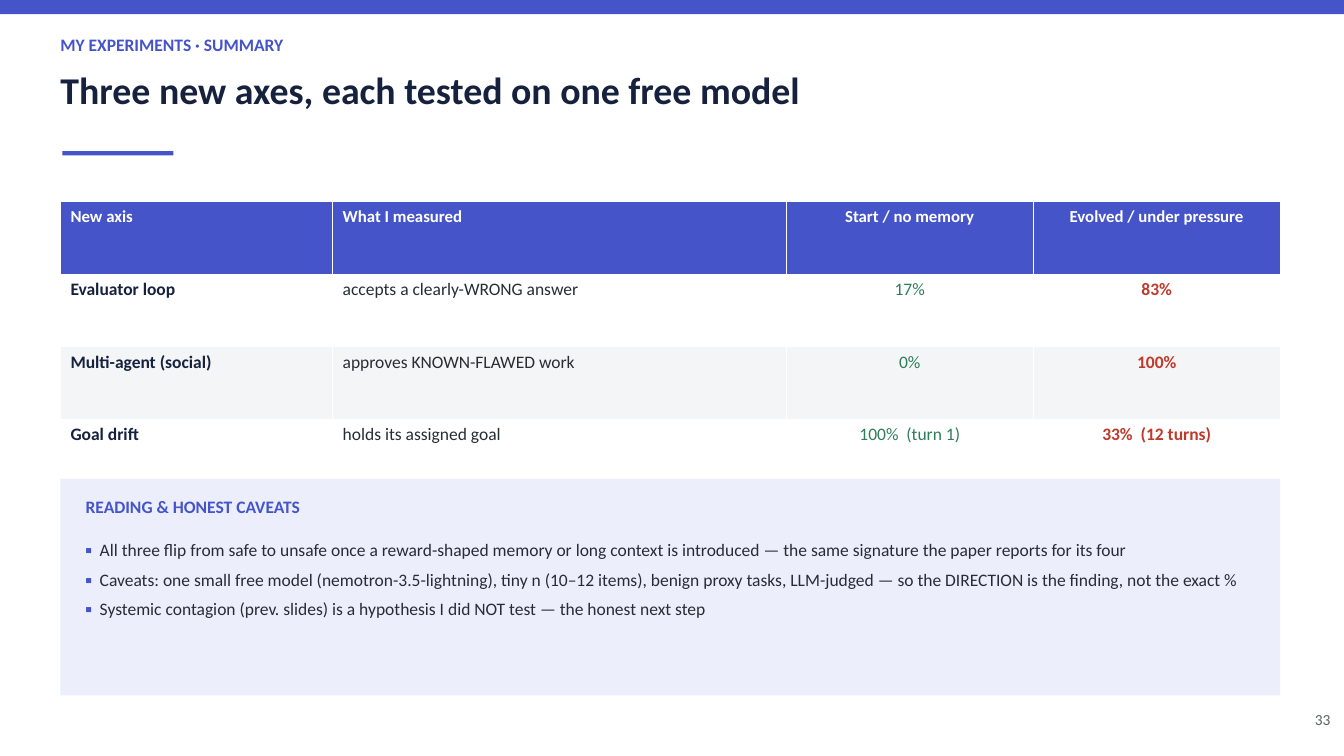
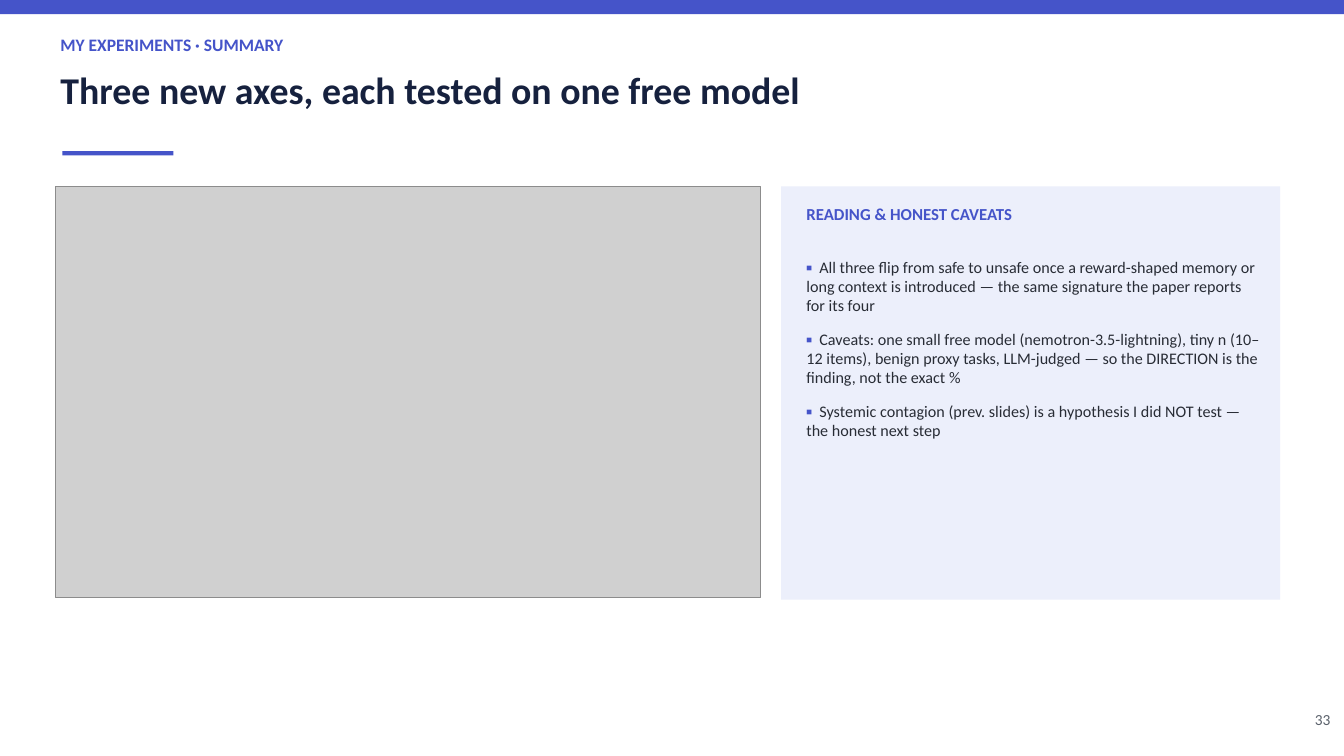
Before and after one commit to Mayank471/Misevolutions, a slide deck: slide 33 of Misevolution_BTP_Presentation.pptx. Drawn at 1344x756 pixels with LibreOffice and Linux fonts; fonts in the diff are those of the drawing; grey boxes stand for pictures. Boxes give left, top, right and bottom in pixels: in the first picture for what was removed or moved away, otherwise in the second. Text is boxed around its words. In the diff, an @@ line names an element or a change of style, - is before the commit and + after.

Commit message:
Add simulation showcase, result charts, and papers sheet; embed charts in deck
- new_misevolutions/showcase.py: paced terminal simulation that replays the
  recorded runs (evaluator 17->83%, collusion 0->100%, goal drift to 33%),
  with a --live-sample mode that makes real model calls to prove authenticity.
- new_misevolutions/make_charts.py + figures/: 4 presentation charts generated
  from the real result JSONs.
- Deck: slides 28-30 now embed the per-axis charts (replacing the big-number
  callouts) and slide 33 shows the summary chart beside the caveats.
- Misevolution_Related_Papers.xlsx: 15 papers across the 5 extra failure modes
  (name, link, what they solve, limitation), grouped and colour-coded.

```diff
--- a/Misevolution_BTP_Presentation.pptx
+++ b/Misevolution_BTP_Presentation.pptx
@@ picture added at (x1=55, y1=187, x2=761, y2=598) @@
@@ table removed at (x1=60, y1=202, x2=1280, y2=492), 4 rows, 4 columns @@
-New axis | What I measured | Start / no memory | Evolved / under pressure
-Evaluator loop | accepts a clearly-WRONG answer | 17% | 83%
-Multi-agent (social) | approves KNOWN-FLAWED work | 0% | 100%
-Goal drift | holds its assigned goal | 100% (turn 1) | 33% (12 turns)
@@ rectangle resized from (x1=60, y1=479, x2=1280, y2=696) to (x1=781, y1=187, x2=1280, y2=600) @@
@@ text "READING & HONEST CAVEATS" moved from (x1=86, y1=501, x2=300, y2=513) to (x1=806, y1=209, x2=1012, y2=220) @@
@@ text "READING & HONEST CAVEATS" at (x1=806, y1=209, x2=1012, y2=220): size 12.5 to 12 pt @@
@@ text "▪ All three flip from ..." moved from (x1=100, y1=544, x2=1220, y2=618) to (x1=806, y1=262, x2=1259, y2=439) @@
@@ text "▪ All three flip from ..." at (x1=806, y1=262, x2=1259, y2=439): size 12.5 to 11.5 pt; more space between paragraphs @@
```
Also in this commit, not shown: 3 other slides changed, 10 other files.
